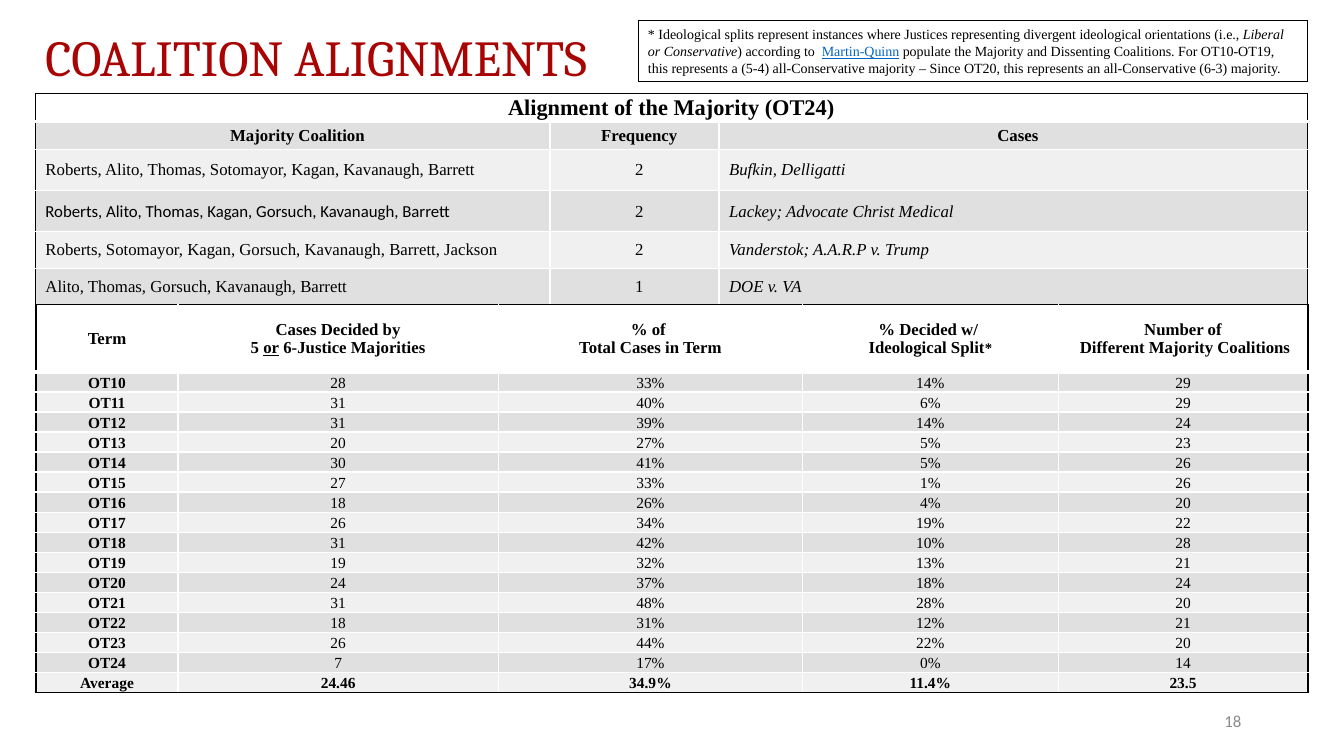
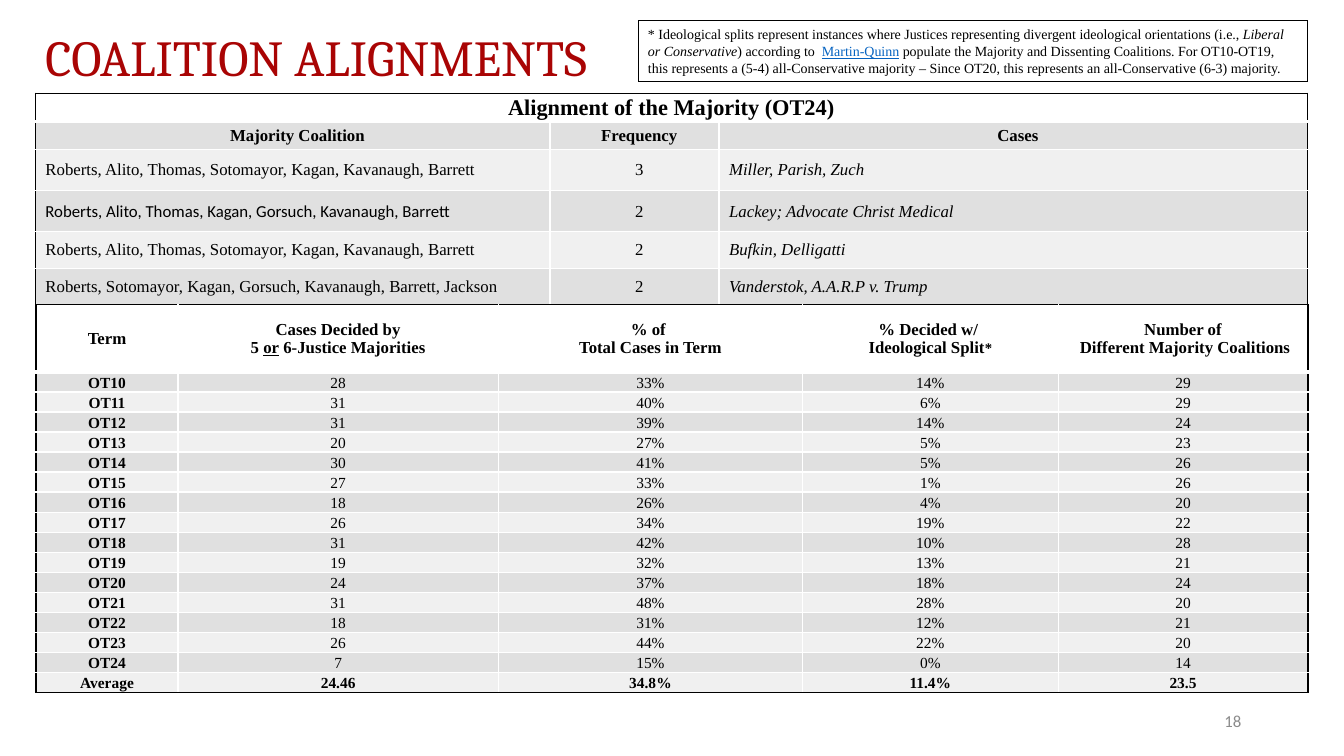
Before and after one commit to JakeTruscott/scotuswatch, a slide deck: slide 18 of Stat Reviews/OT24_StatReview/compilation/SCOTUSBlog/statpack_OT24.pptx. Drawn at 1344x756 pixels with LibreOffice and Linux fonts; fonts in the diff are those of the drawing. Boxes give left, top, right and bottom in pixels: in the first picture for what was removed or moved away, otherwise in the second. Text is boxed around its words. In the diff, an @@ line names an element or a change of style, - is before the commit and + after.

```diff
--- a/Stat Reviews/OT24_StatReview/compilation/SCOTUSBlog/statpack_OT24.pptx
+++ b/Stat Reviews/OT24_StatReview/compilation/SCOTUSBlog/statpack_OT24.pptx
@@ table at [35,93,1309,304] @@
+row 3: Roberts, Alito, Thomas, Sotomayor, Kagan, Kavanaugh, Barrett | 3 | Miller, Parish, Zuch
+row 4: Roberts, Alito, Thomas, Kagan, Gorsuch, Kavanaugh, Barrett | 2 | Lackey; Advocate Christ Medical
-row 4: Roberts, Alito, Thomas, Kagan, Gorsuch, Kavanaugh, Barrett | 2 | Lackey; Advocate Christ Medical
-row 5: Roberts, Sotomayor, Kagan, Gorsuch, Kavanaugh, Barrett, Jackson | 2 | Vanderstok; A.A.R.P v. Trump
-row 6: Alito, Thomas, Gorsuch, Kavanaugh, Barrett | 1 | DOE v. VA
+row 6: Roberts, Sotomayor, Kagan, Gorsuch, Kavanaugh, Barrett, Jackson | 2 | Vanderstok, A.A.R.P v. Trump
@@ table at [36,304,1309,696] @@
-row 16, column 3: 17%
+row 16, column 3: 15%
-row 17, column 3: 34.9%
+row 17, column 3: 34.8%
```
Also in this commit, not shown: 14 other slides changed, 1 slide added, 43 other files.
